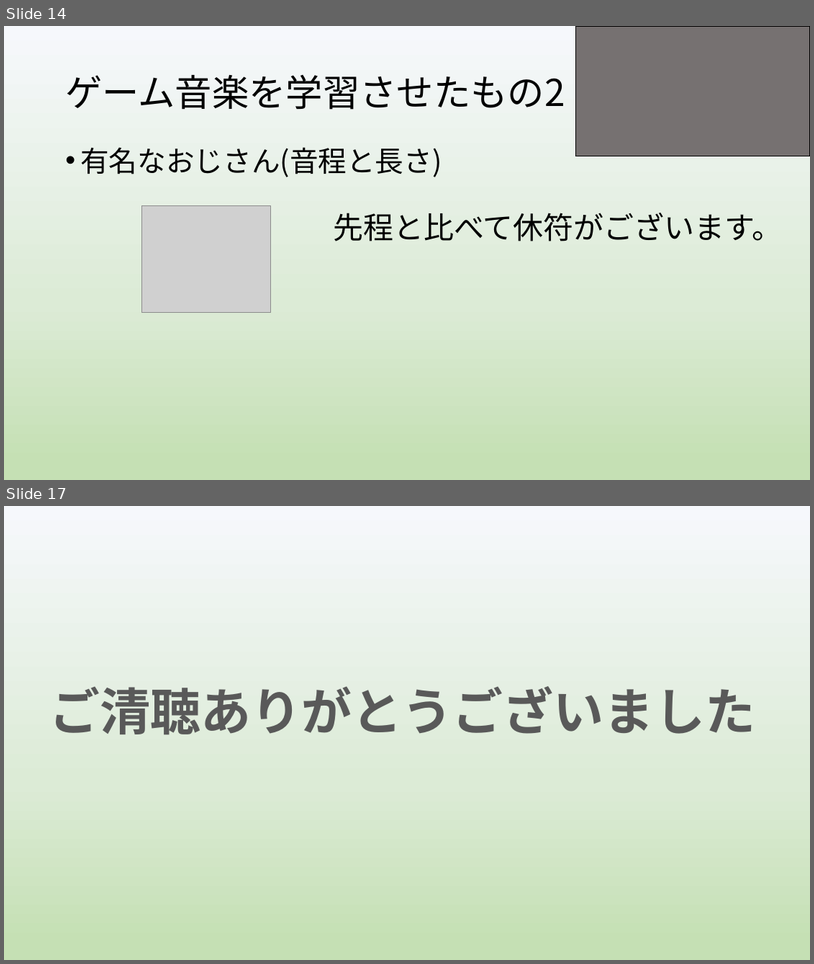
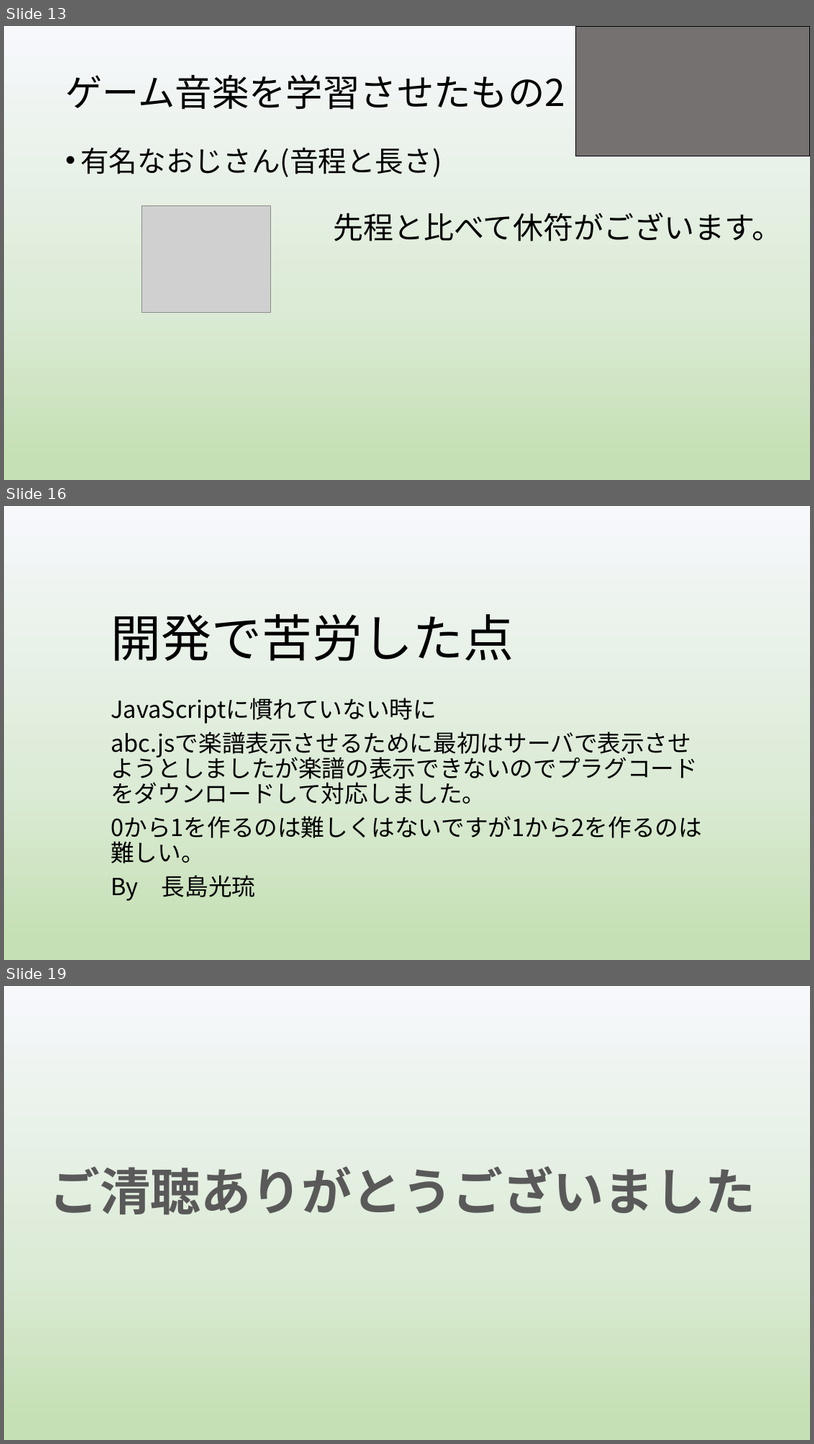
Before and after one commit to yoshitake266/bitComposer_prj, a slide deck: presentation/graduation/bit Composer3 .pptx. Shown one above the other, each under a label of ours: slides 14 and 17 before the commit, slides 13, 16 and 19 after it; the slides between them are not shown. The pictures are 814x964 and 814x1444 pixels, drawn with LibreOffice and Linux fonts; fonts in the diff are those of the drawing; grey boxes stand for pictures. Boxes give left, top, right and bottom in pixels: in the first picture for what was removed or moved away, otherwise in the second. Text is boxed around its words. In the diff, an @@ line names an element or a change of style, - is before the commit and + after.

```diff
--- a/presentation/graduation/bit Composer3 .pptx
+++ b/presentation/graduation/bit Composer3 .pptx
@@ slide 16 added at bbox=[4, 506, 810, 960], background gradient #F6F8FC to #DCEBD6 to #C5E0B4 @@
@@ title added at bbox=[111, 614, 514, 661], 60 pt, text #000000 @@
+開発で苦労した点
@@ subtitle added at bbox=[111, 698, 692, 901], 28 pt, text #000000 @@
+JavaScriptに慣れていない時に
+abc.jsで楽譜表示させるために最初はサーバで表示させようとしましたが楽譜の表示できないのでプラグコードをダウンロードして対応しました。
+0から1を作るのは難しくはないですが1から2を作るのは難しい。
+By 長島光琉
@@ what was slide 14 is now slide 13 @@
@@ what was slide 17 is now slide 19 @@
```
Also in this commit, not shown: 5 slides changed, 2 other slides added, 1 slide removed.
